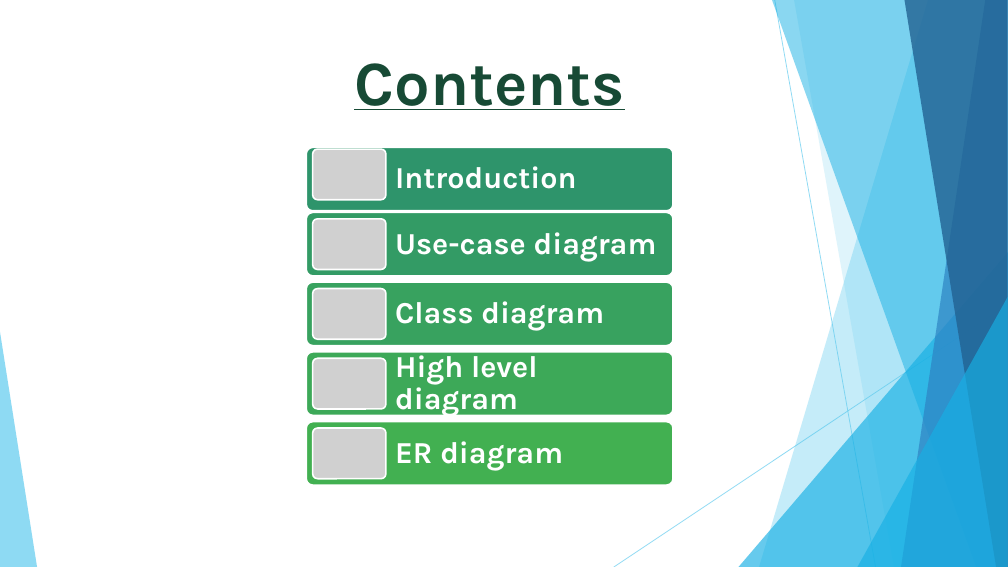
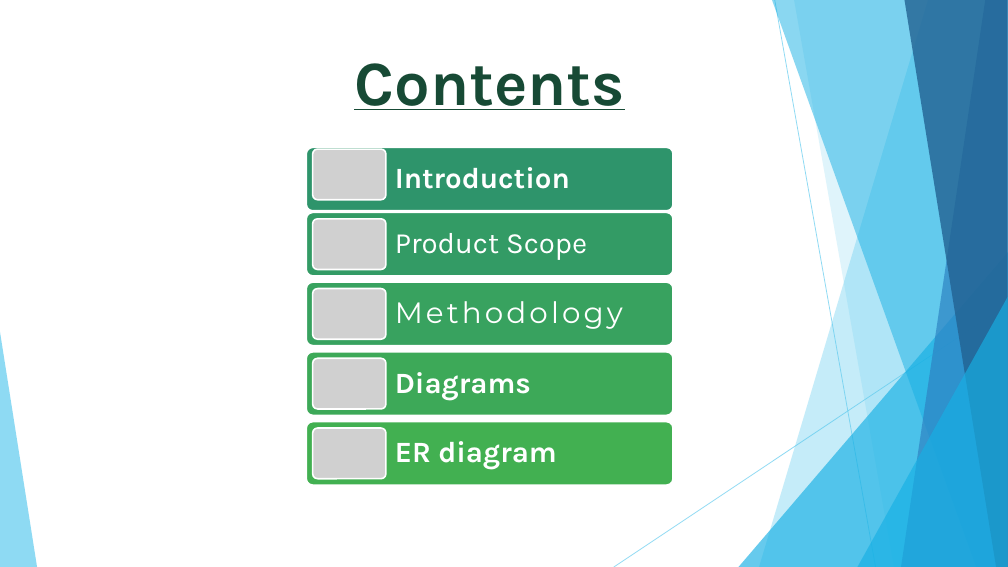
Before and after one commit to enoshrodrigo/Hotel-management-system-main, a slide deck: slide 2 of PresentationReport.pptx. Drawn at 1008x567 pixels with LibreOffice and Linux fonts; fonts in the diff are those of the drawing; grey boxes stand for pictures; background and template pictures are left out. Boxes give left, top, right and bottom in pixels: in the first picture for what was removed or moved away, otherwise in the second. Text is boxed around its words. In the diff, an @@ line names an element or a change of style, - is before the commit and + after.

Commit message:
update presentation

```diff
--- a/PresentationReport.pptx
+++ b/PresentationReport.pptx
@@ text "Introduction" at (395,167,570,189): size 29 to 28 pt @@
@@ text at (395,233,587,260): text changed; size 29 to 28 pt; bold off @@
-Use-case diagram
+Product Scope
@@ text at (395,301,623,329): text changed; size 29 to 28 pt; font Karla to Montserrat; bold off @@
-Class diagram
+Methodology
@@ text at (395,372,531,400): text changed; size 29 to 28 pt @@
-High level diagram
+Diagrams
@@ text "ER diagram" at (395,441,557,470): size 29 to 28 pt @@
```
Also in this commit, not shown: 2 other slides changed, 6 slides added, 1 slide removed.
